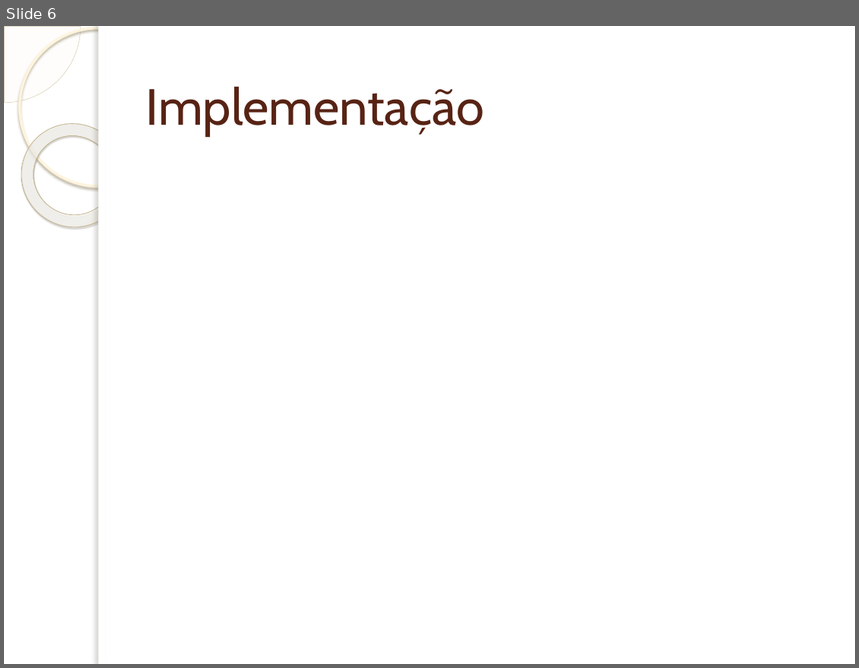
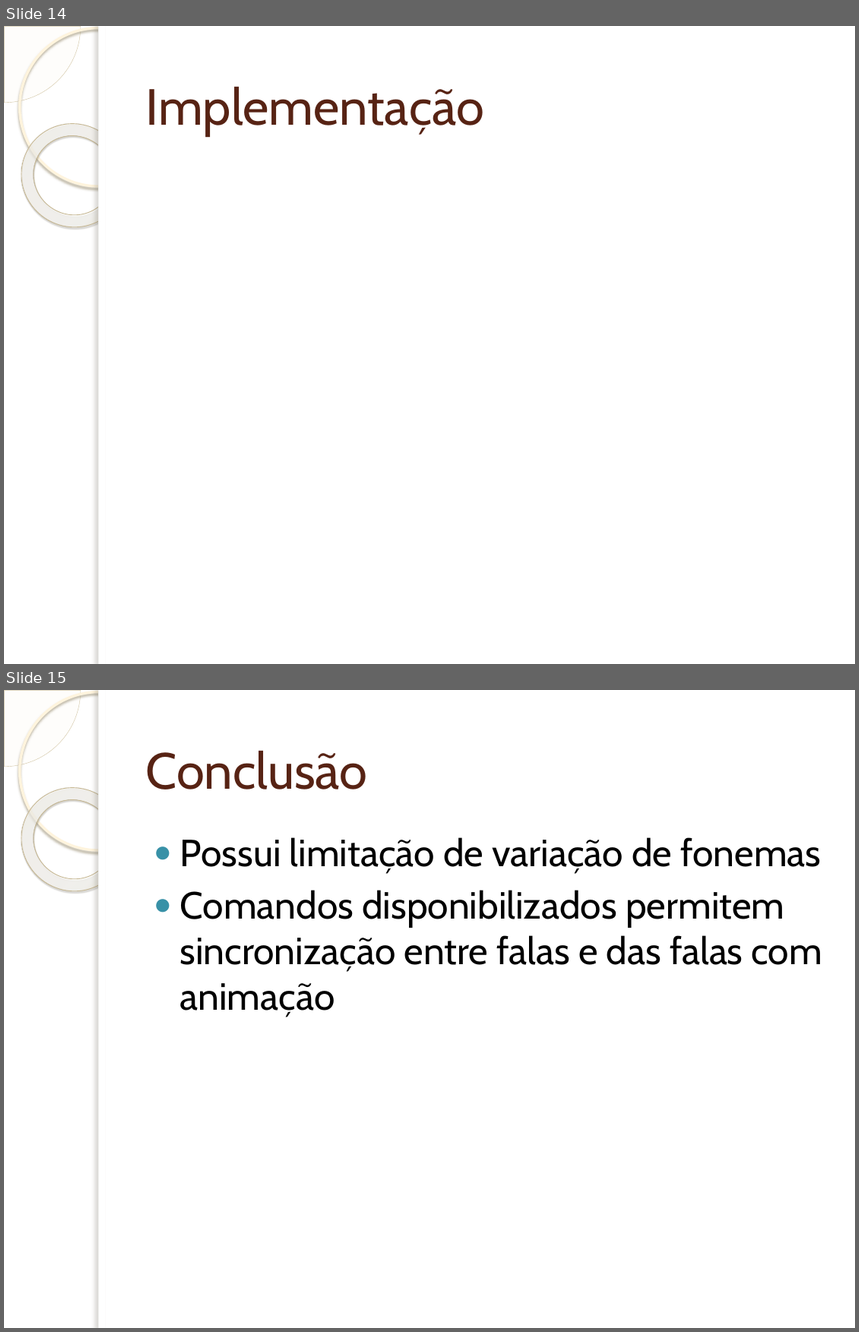
Before and after one commit to wendeldavid/soundwave, a slide deck: docs/tcc/Implementação de Suporta à Programação e Interpretação da.pptx. Shown one above the other, each under a label of ours: slide 6 before the commit, slides 14 and 15 after it. The pictures are 859x668 and 859x1332 pixels, drawn with LibreOffice and Linux fonts; fonts in the diff are those of the drawing; background and template pictures are left out. Boxes give left, top, right and bottom in pixels: in the first picture for what was removed or moved away, otherwise in the second. Text is boxed around its words. In the diff, an @@ line names an element or a change of style, - is before the commit and + after.

```diff
--- a/docs/tcc/Implementação de Suporta à Programação e Interpretação da.pptx
+++ b/docs/tcc/Implementação de Suporta à Programação e Interpretação da.pptx
@@ slide 15 added at [4,690,855,1328], background picture (left out); not listed: 5 template elements that a slide beside it also shows @@
@@ title added at [146,751,368,790], 43 pt, text #572314 @@
+Conclusão
@@ text added at [180,837,823,1018], 32 pt, text #000000 @@
+● Possui limitação de variação de fonemas
+● Comandos disponibilizados permitem sincronização entre falas e das falas com animação
@@ what was slide 6 is now slide 14 @@
```
Also in this commit, not shown: 3 slides changed, 8 other slides added, 1 slide removed.
